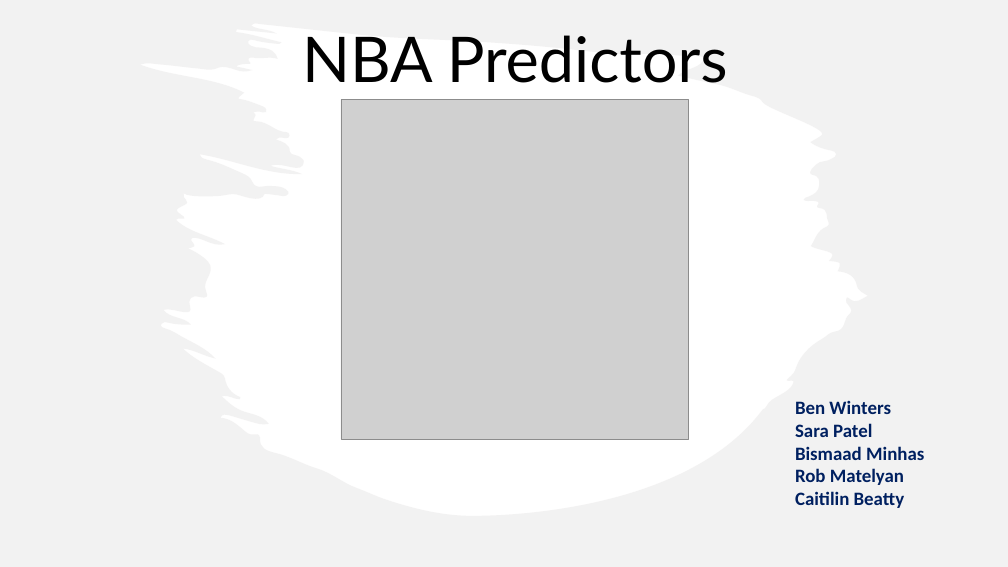
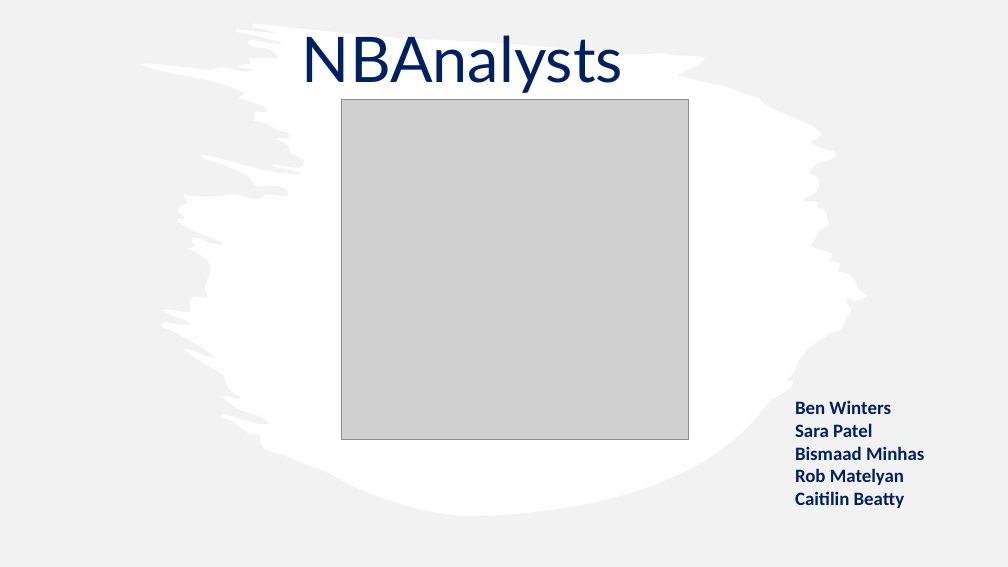
Before and after one commit to caitbeatty/nba_machine_learning, a slide deck: slide 1 of NBAPresentation.pptx. Drawn at 1008x567 pixels with LibreOffice and Linux fonts; fonts in the diff are those of the drawing; grey boxes stand for pictures. Boxes give left, top, right and bottom in pixels: in the first picture for what was removed or moved away, otherwise in the second. Text is boxed around its words. In the diff, an @@ line names an element or a change of style, - is before the commit and + after.

```diff
--- a/NBAPresentation.pptx
+++ b/NBAPresentation.pptx
@@ text at [302, 35, 623, 93]: text changed; text colour #000000 to #002060 @@
-NBA Predictors
+NBAnalysts
```
Also in this commit, not shown: 9 other slides changed.
